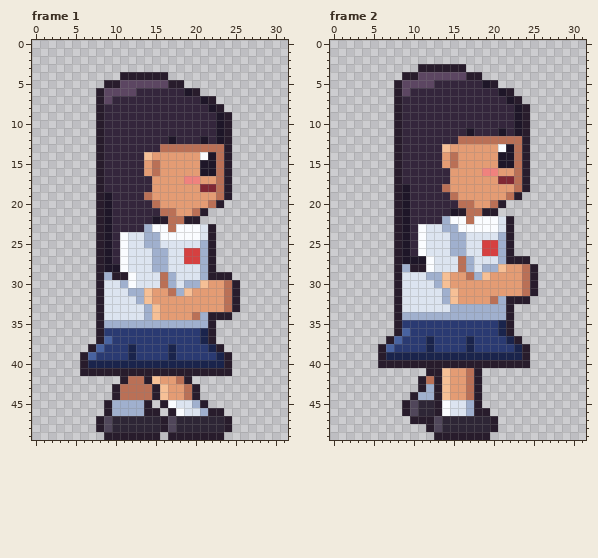
Pixel-art file, stored at ArtSource/Student/girl_carry.aseprite. Above is the file before it was changed.
32x50 pixels, 4 frames. Colours within 5 levels of each other are drawn and written as one. Shown: frame 1, frame 2. The commit also changed other frames, which this record leaves out.
And afterwards:
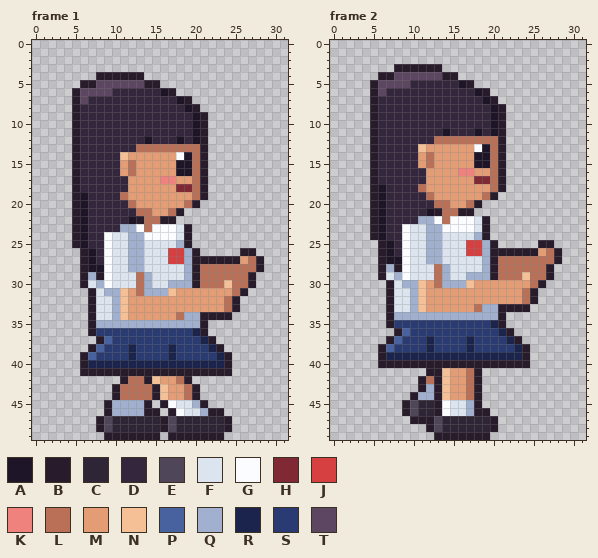
Palette (. is transparent): A #1e1628  B #281c2c  C #2e2636  D #34263c  E #50465a  F #dce4f0  G #fafcff  H #802834  J #d64040  K #f0827e  L #ba7056  M #e49c74  N #f6c096  P #4862a0  Q #a0b0ce  R #1a244c  S #2a3a72  T #5c4662
Diff:
Changed rows in their new state; - is an unchanged pixel.
Frame 1:
first column x 5:
 4 ---BBB---...------------
 5 -BBTTT---BB...----------
 6 BTTT-DDD---AB...--------
 7 BTDDD--------AB...------
 8 BDDD----------AB...-----
 9 BDDD-----------AB...----
10 BDDD-----------AB...----
11 BDDD-----------AB...----
12 BDDD-----A--DA-AB...----
13 BDDD----LLL-----B...----
14 BDDD--NMMM---GALB...----
15 BDDD--MLM-M--AALB...----
16 BDDD--MLM-M--AALB...----
17 BDDD---MMM-KK-MLB...----
18 BDDD---MMM---HHLB...----
19 BADDD-LMMM-----LB...----
20 BADDD--LMMM---LB...-----
21 BADDD---LLMM-B...-------
22 BADDD--ABLL-B...--------
23 BADDD-QQGL--GFB...------
24 BADDGFFQQGG--FB...------
25 BADDGFFQQFF--QB...------
26 -BADGFFQQ-FFJJQB..---BB-
27 -BADGFFQQ-FFJJQBB-BBBMLB
28 -BAAGFFQQ-FF--QBLLLLLLLB
29 -BQ-GFFFLQ-FF-QBLLLLLLB-
30 -BFQG-FFLQ-F-Q-BLLLNLLB-
31 --BFQQNMLQQQNMM----MLB--
32 --BF-QNMMM--------------
33 --BF-QNMMMM-------------
34 --BF-QNMMMM--LQQB-------
35 --BQ------------B.------
36 --BS-----------RB.------
Frame 2:
first column x 5:
 3 ---BBB---...------------
 4 -BBTTT---BB...----------
 5 BTTT-DDD---AB...--------
 6 BTDDD--------AB...------
 7 BDDD----------AB...-----
 8 BDDD-----------AB...----
 9 BDDD-----------AB...----
10 BDDD-----------AB...----
11 BDDD-----A--DA-AB...----
12 BDDD----LLL-----B...----
13 BDDD--NMMM---GALB...----
14 BDDD--MLM-M--AALB...----
15 BDDD--MLM-M--AALB...----
16 BDDD---MMM-KK-MLB...----
17 BDDD---MMM---HHLB...----
18 BADDD-LMMM-----LB...----
19 BADDD--LMMM---LB...-----
20 BADDD---LLMM-B...-------
21 BADDD--ABLL-B...--------
22 BADDD-QQGL--GFB...------
23 BADDGFFQQGG--FB...------
24 BADDGFFQQ-FF-QB...------
25 -BADGFFQQ-FFJJQB..---BB-
26 -BADGFFQQ-FFJJQBB-BBBMLB
27 -BAAGFFQQ--FF-QBLLLLLLLB
28 -BQ-GFFFLQ-FF--BLLL-LLB-
29 -BFQG--FLQFFQ-QBLLLNLLB-
30 --BFQQNMLQQQN------MLB--
31 --BF-QNMMMM-------------
32 --BF-QNMMMM----MMMMLB---
33 --BF-QNMMMMMML--B-BB----
34 --BQ------------B.------
35 --BS-----------RB.------
Pixel boxes of the changes (left, top, right, bottom) in both pictures:
changed: (72, 72, 264, 336)
changed: (370, 64, 562, 328)
